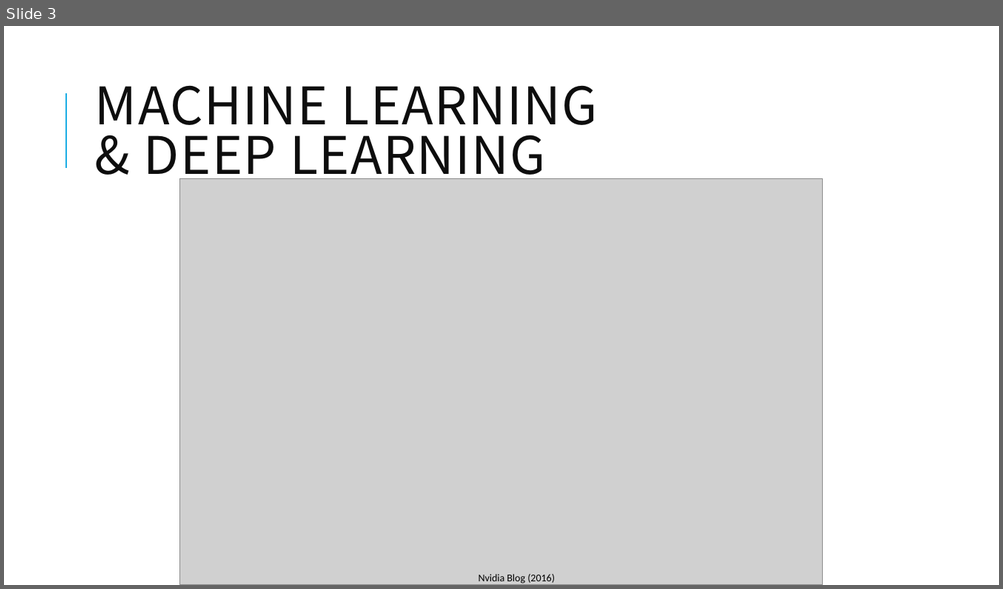
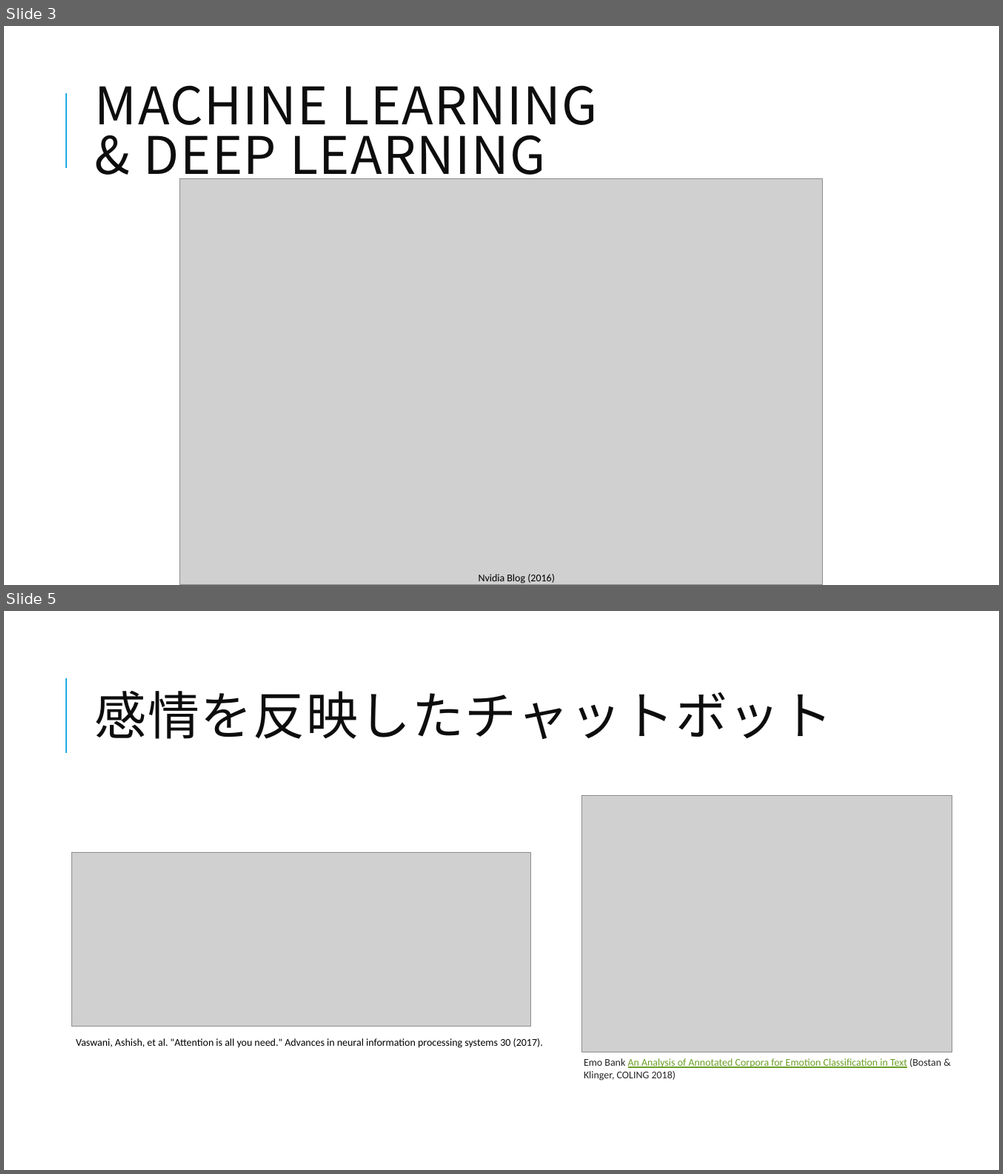
Before and after one commit to Sion1225/ChatBot_for_OpenLab, a slide deck: Open Lab.pptx. Shown one above the other, each under a label of ours: slide 3 before the commit, slides 3 and 5 after it; the slides between them are not shown. The pictures are 1003x589 and 1003x1174 pixels, drawn with LibreOffice and Linux fonts; fonts in the diff are those of the drawing; grey boxes stand for pictures. Boxes give left, top, right and bottom in pixels: in the first picture for what was removed or moved away, otherwise in the second. Text is boxed around its words. In the diff, an @@ line names an element or a change of style, - is before the commit and + after.

```diff
--- a/Open Lab.pptx
+++ b/Open Lab.pptx
@@ slide 5 added at [4,611,999,1170], background #FFFFFF; not listed: 1 template element that a slide beside it also shows @@
@@ title added at [95,691,833,739], 50 pt, text #0D0D0D @@
+感情を反映したチャットボット
@@ picture added at [581,795,952,1052] @@
@@ picture added at [71,853,531,1027] @@
@@ text added at [76,1039,543,1048], 10 pt, text #000000 @@
+Vaswani, Ashish, et al. "Attention is all you need." Advances in neural information processing systems 30 (2017).
@@ text added at [583,1059,941,1081], 10 pt, text #6B9F25, underline @@
+Emo Bank An Analysis of Annotated Corpora for Emotion Classification in Text (Bostan & Klinger, COLING 2018)
```
Also in this commit, not shown: 1 slide changed, 3 other slides added.
